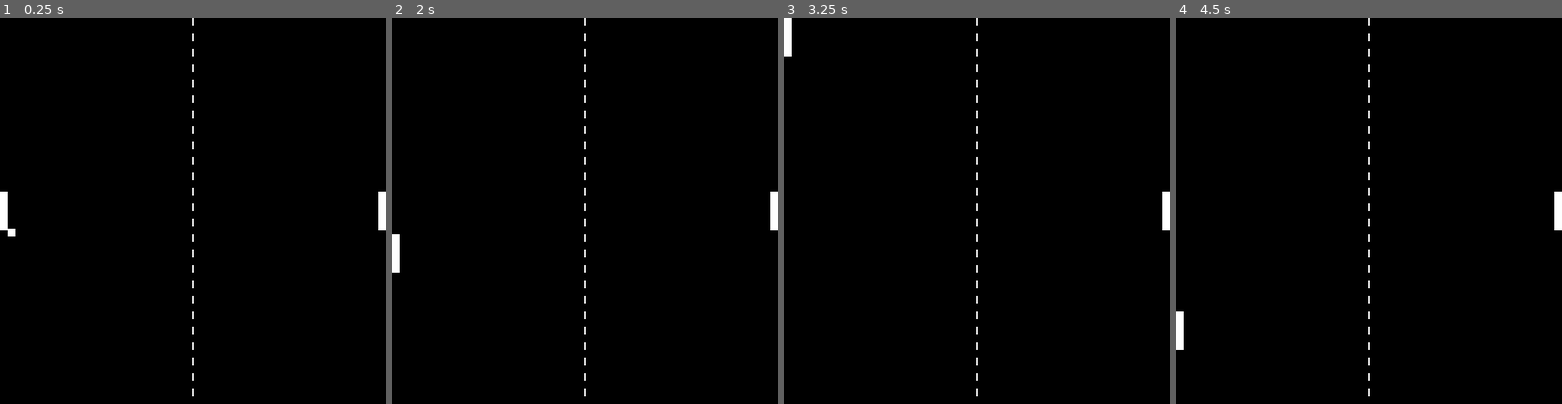
Above: before the commit, frames 1-4 (left to right).
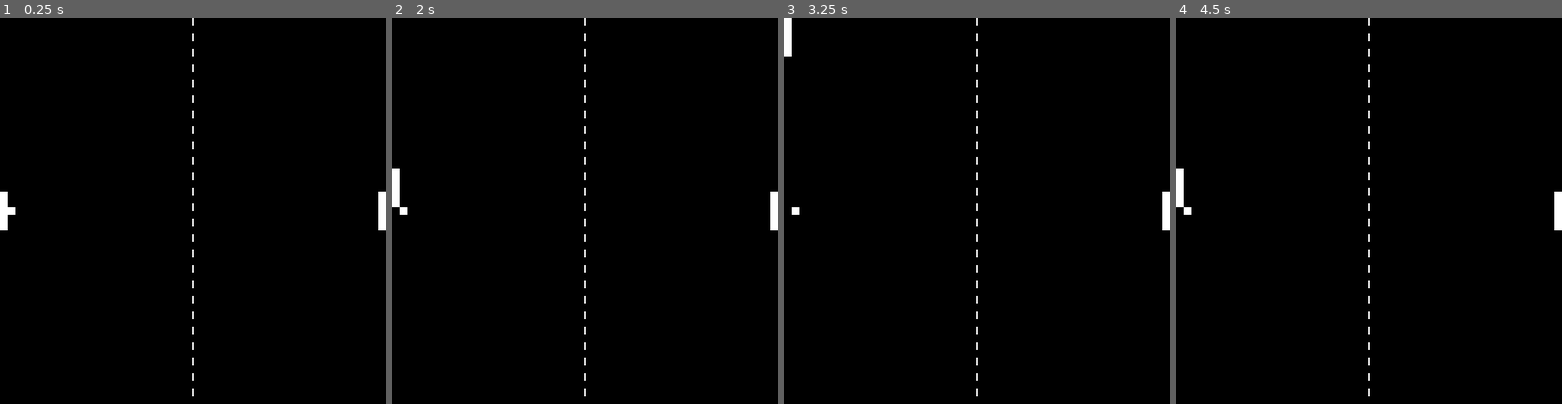
Above: after the commit, the same moments.

Repository: emilabraham/pong
Game: Godot game, scene res://main.tscn
Two runs of this game, one before a commit and one after it. Both use one fixed random seed, a clock stepped at 60 frames per second and the inputs below.
Inputs:
- Up to frame 1 (0.25 s): no input
- Up to frame 2 (2 s): tap Enter at 0.5 s; hold W (up player 1) 0.53-1.28 s; tap Down (down player 2) at 0.6 s; hold S (down player 1) from 1.28 s (still down); tap Up (up player 2) at 1.35 s
- Up to frame 3 (3.25 s): release S (down player 1) at 2.03 s; hold W (up player 1) from 2.03 s (still down); tap Down (down player 2) at 2.1 s; tap Up (up player 2) at 2.85 s
- Up to frame 4 (4.5 s): tap Space at 3.5 s; release W (up player 1) at 3.53 s; hold S (down player 1) from 3.53 s (still down); tap Down (down player 2) at 3.6 s; tap Up (up player 2) at 4.35 s

The runs differ from the first frame. In frame 1, less than 0.1% of the frame differs, in the area x 2-4%, y 49-57%; in frame 2, 0.4%, in the area x 0-4%, y 39-66%; in frame 3, less than 0.1%; in frame 4, 0.4%.

Commit message:
add main script

Diff:
--- /dev/null
+++ b/main.gd
@@ -0,0 +1,11 @@
+extends Node2D
+
+var player_1_score
+var player_2_score
+
+func _ready() -> void:
+	new_game()
+
+func new_game():
+	player_1_score = 0
+	player_2_score = 0
--- a/main.tscn
+++ b/main.tscn
@@ -1,5 +1,6 @@
-[gd_scene load_steps=9 format=3 uid="uid://b821myv7hqira"]
+[gd_scene load_steps=10 format=3 uid="uid://b821myv7hqira"]
 
+[ext_resource type="Script" uid="uid://dtit4chiy0my1" path="res://main.gd" id="1_7mycd"]
 [ext_resource type="Texture2D" uid="uid://dhwnqujy3boje" path="res://arenaSprite.svg" id="1_ig7tw"]
 [ext_resource type="Texture2D" uid="uid://djnj8o7akgy0v" path="res://playerSprite.svg" id="2_0xm2m"]
 [ext_resource type="Script" uid="uid://bqr0e2c3oiwo1" path="res://player_1_script.gd" id="2_1bvp3"]
@@ -16,6 +17,7 @@
 size = Vector2(10, 10)
 
 [node name="Main" type="Node2D"]
+script = ExtResource("1_7mycd")
 
 [node name="Arena" type="Node2D" parent="."]
 
@@ -47,6 +49,7 @@
 shape = SubResource("RectangleShape2D_1bvp3")
 
 [node name="Ball" type="RigidBody2D" parent="."]
+gravity_scale = 0.0
 
 [node name="BallSprite" type="Sprite2D" parent="Ball"]
 position = Vector2(15, 250)
Not shown, added: main.gd.uid
